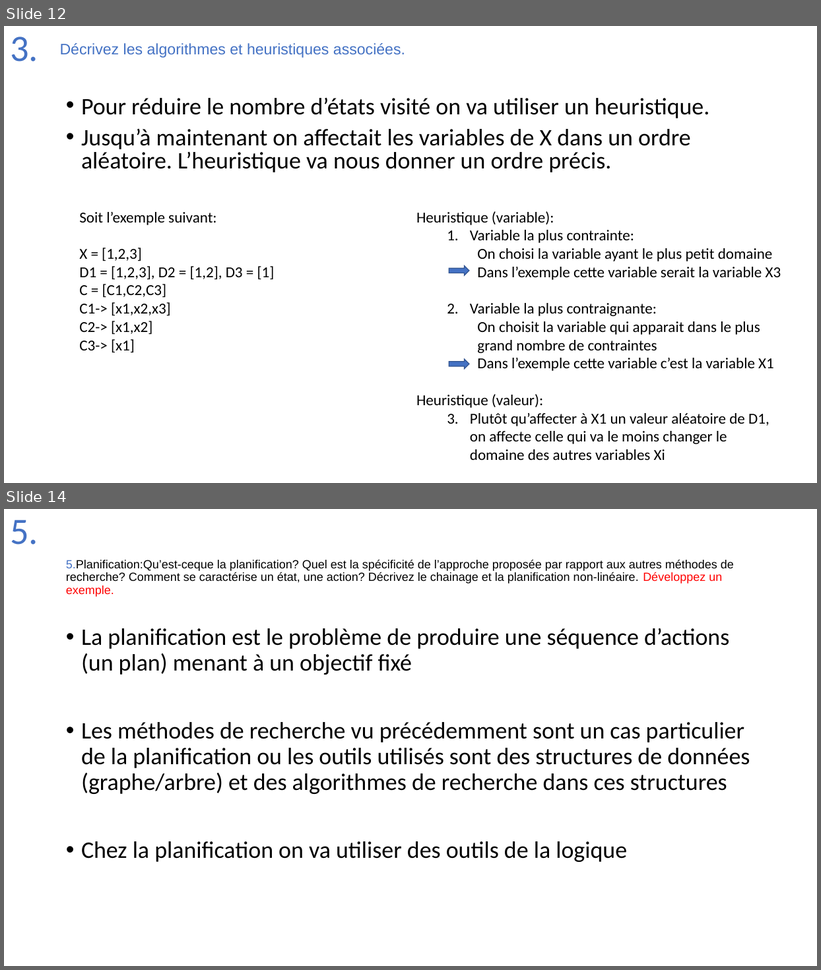
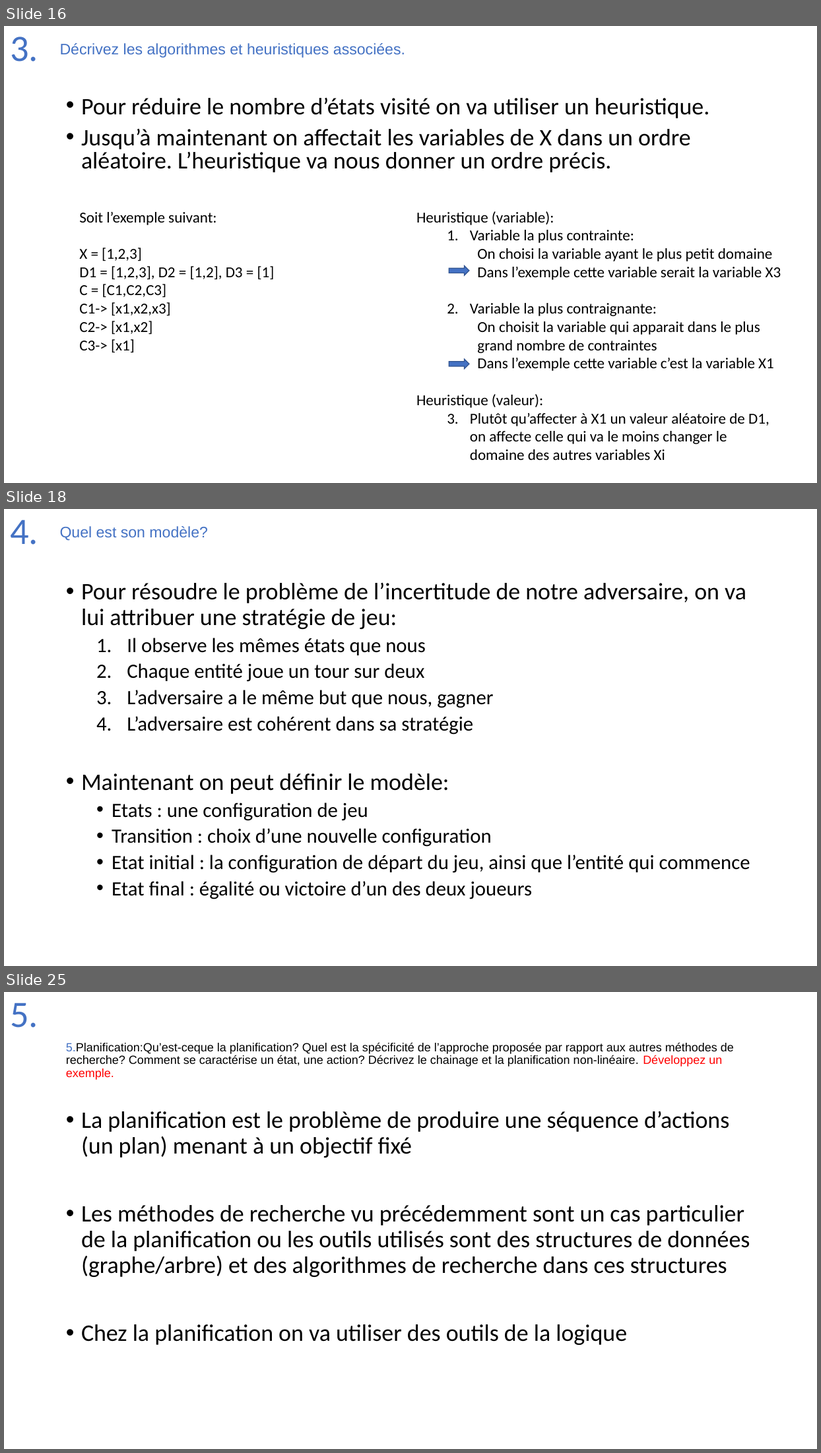
Before and after one commit to Joao-Quinta/Uni3eme, a slide deck: intelligenceArtificielle/Intelligence_artificielle_exam.pptx. Shown one above the other, each under a label of ours: slides 12 and 14 before the commit, slides 16, 18 and 25 after it; the slides between them are not shown. The pictures are 821x970 and 821x1453 pixels, drawn with LibreOffice and Linux fonts; fonts in the diff are those of the drawing. Boxes give left, top, right and bottom in pixels: in the first picture for what was removed or moved away, otherwise in the second. Text is boxed around its words. In the diff, an @@ line names an element or a change of style, - is before the commit and + after.

```diff
--- a/intelligenceArtificielle/Intelligence_artificielle_exam.pptx
+++ b/intelligenceArtificielle/Intelligence_artificielle_exam.pptx
@@ slide 18 added at [4, 509, 817, 966], background #FFFFFF @@
@@ title added at [10, 520, 38, 545], 44 pt, text #4472C4 @@
+4.
@@ text added at [60, 526, 208, 541], 18 pt, text #4472C4 @@
+Quel est son modèle?
@@ text added at [81, 582, 750, 900], 24 pt, text #000000 @@
+• Pour résoudre le problème de l’incertitude de notre adversaire, on va lui attribuer une stratégie de jeu:
+  1. Il observe les mêmes états que nous
+  2. Chaque entité joue un tour sur deux
+  3. L’adversaire a le même but que nous, gagner
+  4. L’adversaire est cohérent dans sa stratégie
+• Maintenant on peut définir le modèle:
+  • Etats : une configuration de jeu
+  • Transition : choix d’une nouvelle configuration
+  • Etat initial : la configuration de départ du jeu, ainsi que l’entité qui commence
+  • Etat final : égalité ou victoire d’un des deux joueurs
@@ what was slide 12 is now slide 16 @@
@@ what was slide 14 is now slide 25 @@
```
Also in this commit, not shown: 5 slides changed, 12 other slides added.
